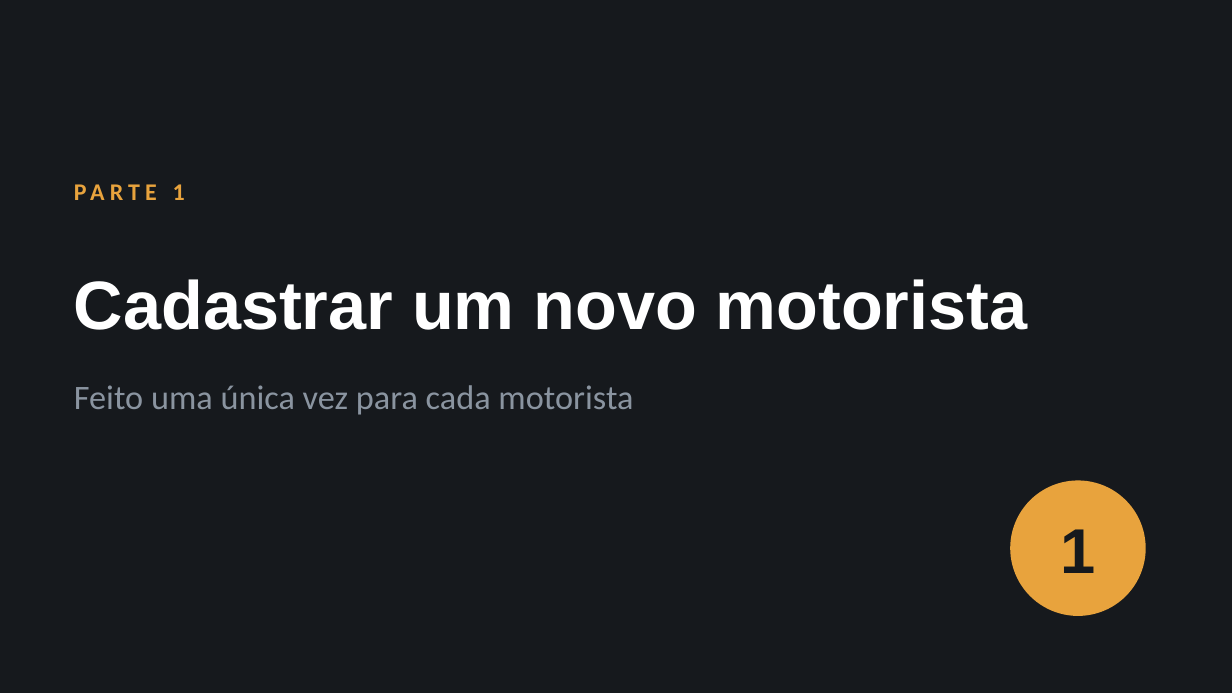
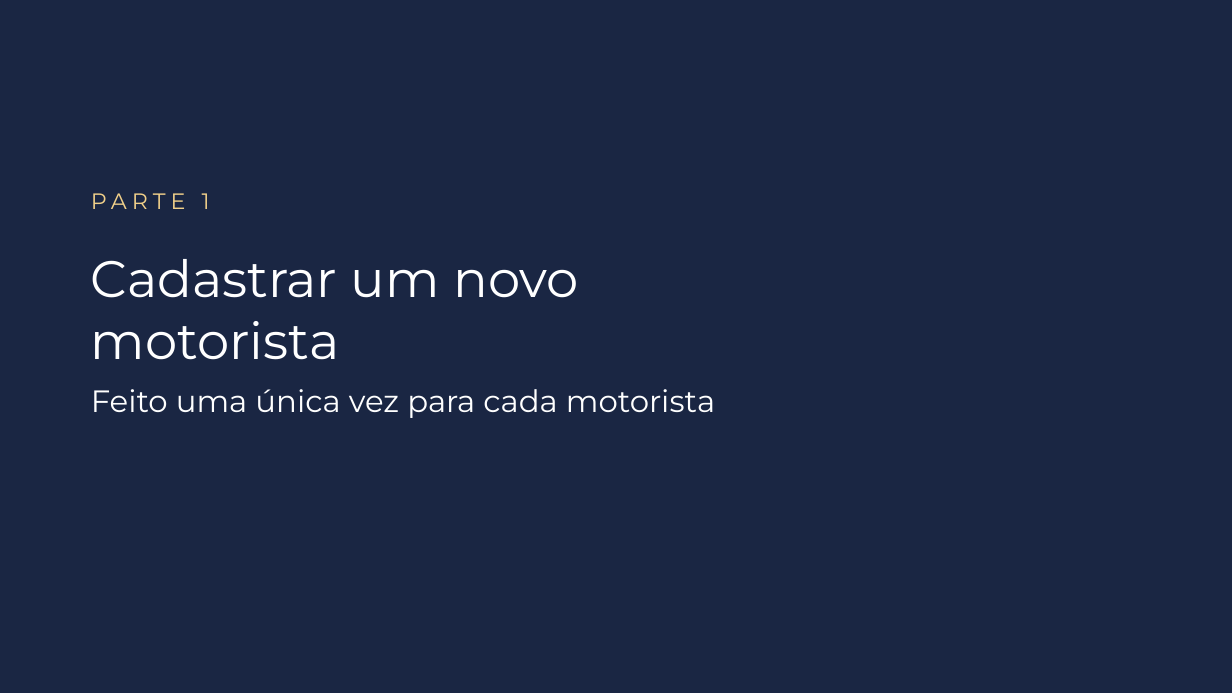
Before and after one commit to kallorvan/Manuais-de-uso, a slide deck: slide 4 of tacografo/Manual_Tacografo_Digital.pptx. Drawn at 1232x693 pixels with LibreOffice and Linux fonts; fonts in the diff are those of the drawing; background and template pictures are left out. Boxes give left, top, right and bottom in pixels: in the first picture for what was removed or moved away, otherwise in the second. Text is boxed around its words. In the diff, an @@ line names an element or a change of style, - is before the commit and + after.

```diff
--- a/tacografo/Manual_Tacografo_Digital.pptx
+++ b/tacografo/Manual_Tacografo_Digital.pptx
@@ background #16191D to #1A2643 @@
@@ text "PARTE 1": place and size @@
-text "PARTE 1" at (173, 184, 185, 200)
+text "PARTE 1" at (91, 193, 210, 209)
@@ text "PARTE 1" at (91, 193, 210, 209): size 14 to 13 pt, font Calibri to Montserrat, text colour #E8A33D to #F1D08A, bold off @@
@@ title "Cadastrar um novo motorista": place and size @@
-title "Cadastrar um novo motorista" at (74, 279, 1027, 330)
+title "Cadastrar um novo motorista" at (91, 259, 578, 360)
@@ title "Cadastrar um novo motorista" at (91, 259, 578, 360): size 40 to 30 pt, font Arial to Montserrat, bold off; vertical alignment middle to bottom @@
@@ text "Feito uma única vez para ...": place and size @@
-text "Feito uma única vez para ..." at (74, 385, 633, 415)
+text "Feito uma única vez para ..." at (91, 389, 715, 418)
@@ text "Feito uma única vez para ..." at (91, 389, 715, 418): size 20 to 18 pt, font Calibri to Montserrat, text colour #8A94A0 to #FFFFFF @@
@@ ellipse removed at (1010, 480, 1146, 616) @@
@@ text removed at (1060, 529, 1095, 573) @@
-1
```
Also in this commit, not shown: 19 other slides changed, 1 slide added, 9 other files.
